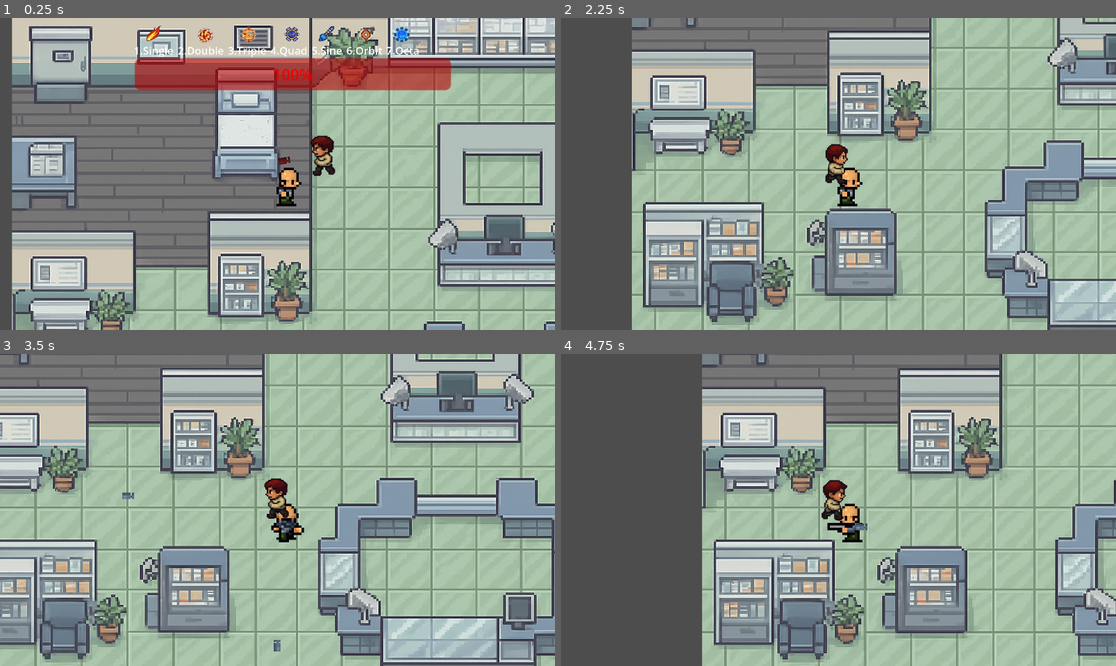
Above: before the commit, frames 1-4 (two rows, left to right).
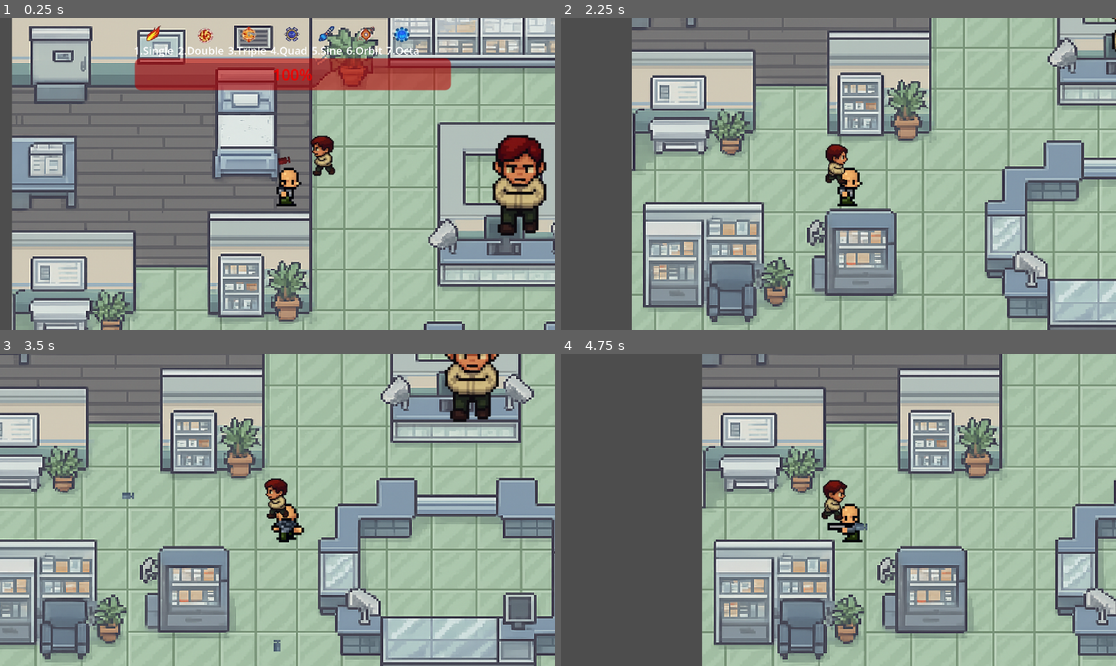
Above: after the commit, the same moments.

Repository: levi-tabosa/trabai_andrea
Game: Godot game, scene res://scenes/main.tscn
Two runs of this game, one before a commit and one after it. Both use one fixed random seed, a clock stepped at 60 frames per second and the inputs below.
Inputs:
- Up to frame 1 (0.25 s): no input
- Up to frame 2 (2.25 s): tap Enter (ui_accept) at 0.5, 0.77, 1.52 s; hold Right (ui_right) 0.53-1.28 s; tap 1 (select-1) at 0.6 s; hold Down (ui_down) 1.28-2.03 s; tap 2 (select-2) at 1.35 s; hold Right (ui_right) from 2.03 s (still down); tap 3 (select-3) at 2.1 s
- Up to frame 3 (3.5 s): release Right (ui_right) at 2.78 s; hold Up (ui_up) from 2.78 s (still down); tap 4 (select-4) at 2.85 s; tap Enter (ui_accept) at 3.02 s
- Up to frame 4 (4.75 s): release Up (ui_up) at 3.53 s; hold Left (ui_left) from 3.53 s (still down); tap 5 (select-5) at 3.6 s; tap Enter (ui_accept) at 3.77, 4.52 s; tap 6 (select-6) at 4.35 s

The runs differ from the first frame. In frame 1, 2.5% of the frame differs, in the area x 88-99%, y 37-70%; in frame 2, less than 0.1%; in frame 3, 1.7%; in frame 4, nothing differs.

Commit message:
Update main.tscn

Diff:
--- a/scenes/main.tscn
+++ b/scenes/main.tscn
@@ -28,5 +28,5 @@
 [node name="player" parent="." instance=ExtResource("4_jyhfs")]
 position = Vector2(277, 176)
 
-[node name="EnemyPath" parent="." instance=ExtResource("1_o5qli")]
+[node name="EnemyPath3" parent="." instance=ExtResource("1_o5qli")]
 position = Vector2(302, 101)
